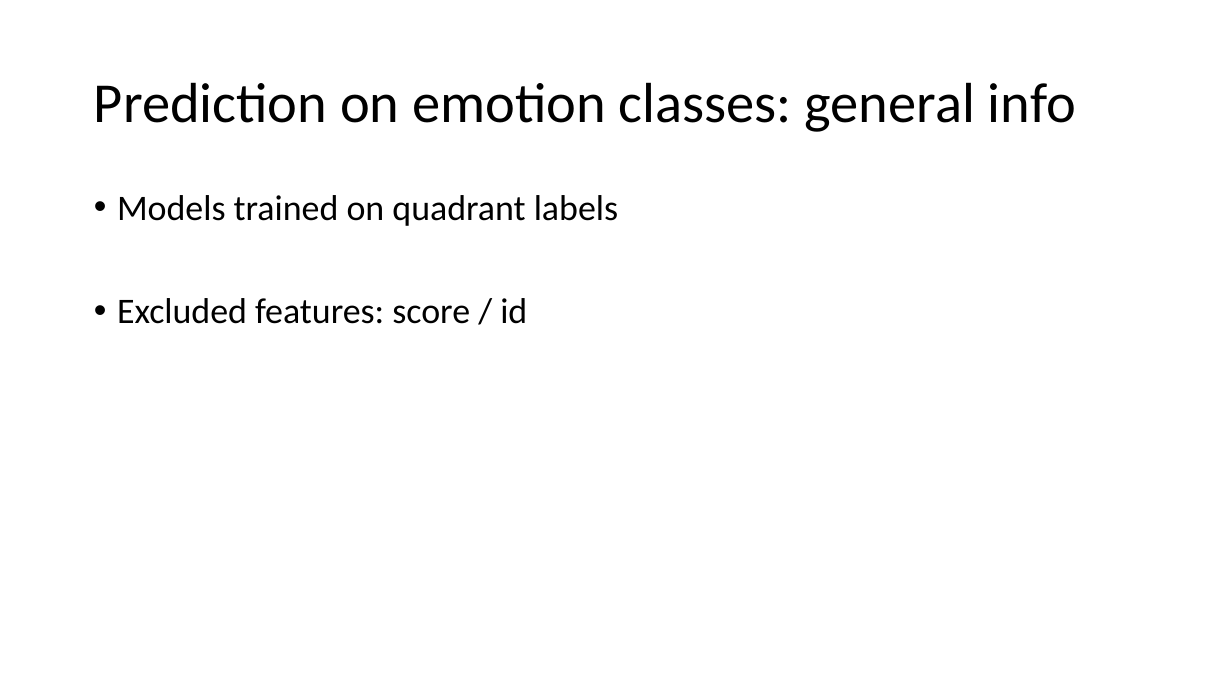
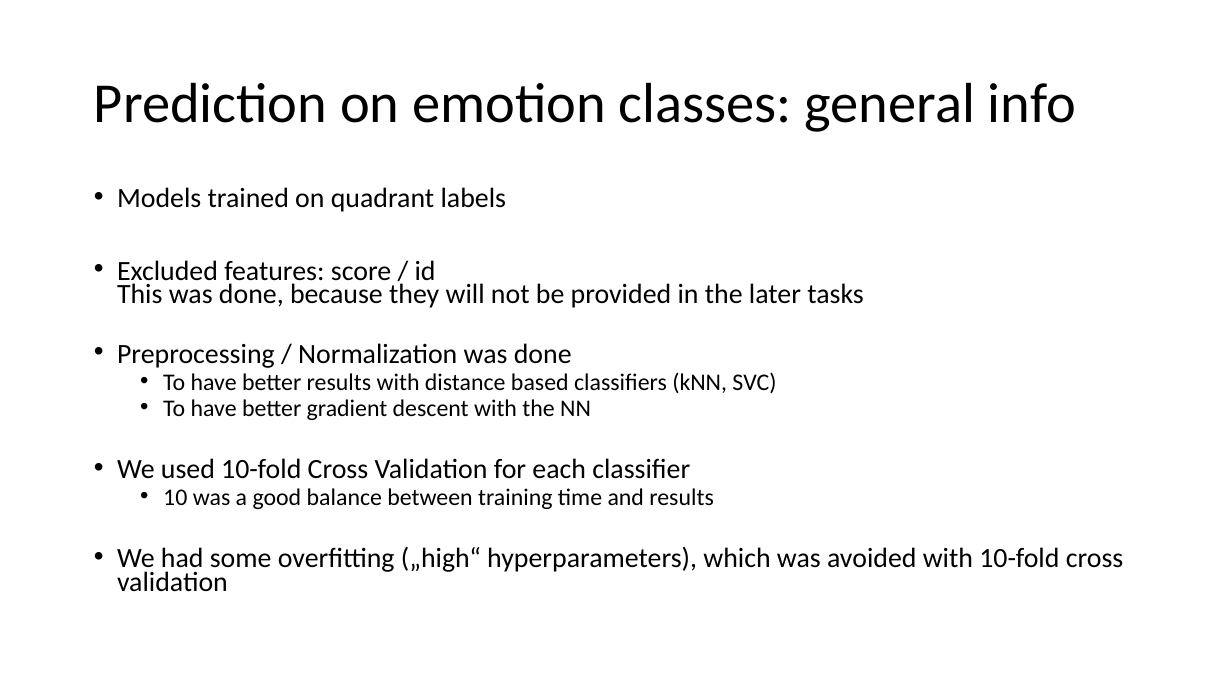
Before and after one commit to G-storz/ML_music_emotion, a slide deck: slide 5 of slides_phase2_team_oatmeal.pptx. Drawn at 1232x693 pixels with LibreOffice and Linux fonts; fonts in the diff are those of the drawing. Boxes give left, top, right and bottom in pixels: in the first picture for what was removed or moved away, otherwise in the second. Text is boxed around its words. In the diff, an @@ line names an element or a change of style, - is before the commit and + after.

```diff
--- a/slides_phase2_team_oatmeal.pptx
+++ b/slides_phase2_team_oatmeal.pptx
@@ text at (117, 187, 506, 212): size 28 to 21.7 pt in "Models trained on quadrant labels"; line spacing 0.9 to 0.7 @@
@@ text at (117, 260, 1124, 592): text changed; size 28 to 21.7 pt @@
-• Excluded features: score / id
+• Excluded features: score / id
+  This was done, because they will not be provided in the later tasks
+• Preprocessing / Normalization was done
+  • To have better results with distance based classifiers (kNN, SVC)
+  • To have better gradient descent with the NN
+• We used 10-fold Cross Validation for each classifier
+  • 10 was a good balance between training time and results
+• We had some overfitting („high“ hyperparameters), which was avoided with 10-fold cross validation
```
Also in this commit, not shown: 7 other slides changed, 1 other file.
